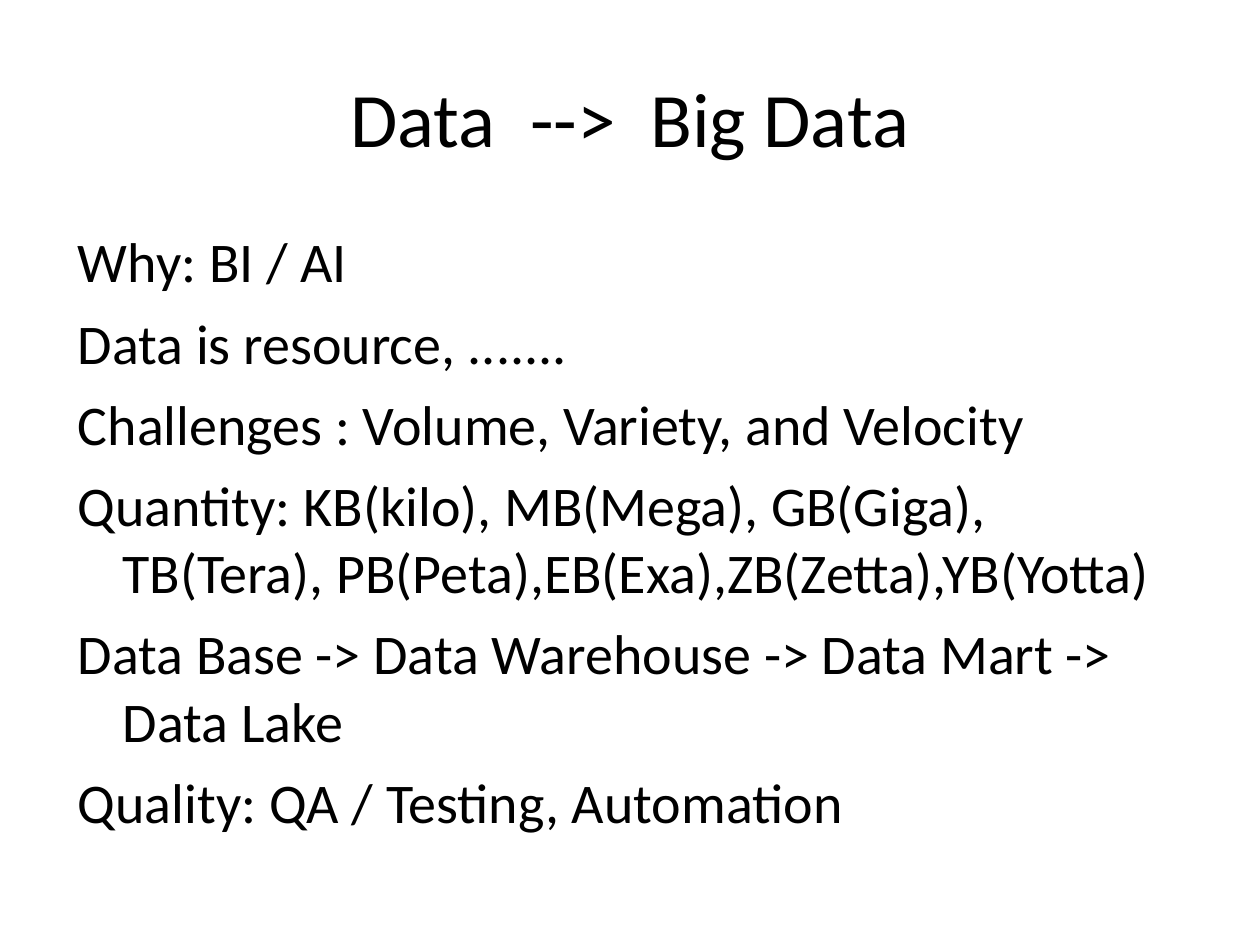
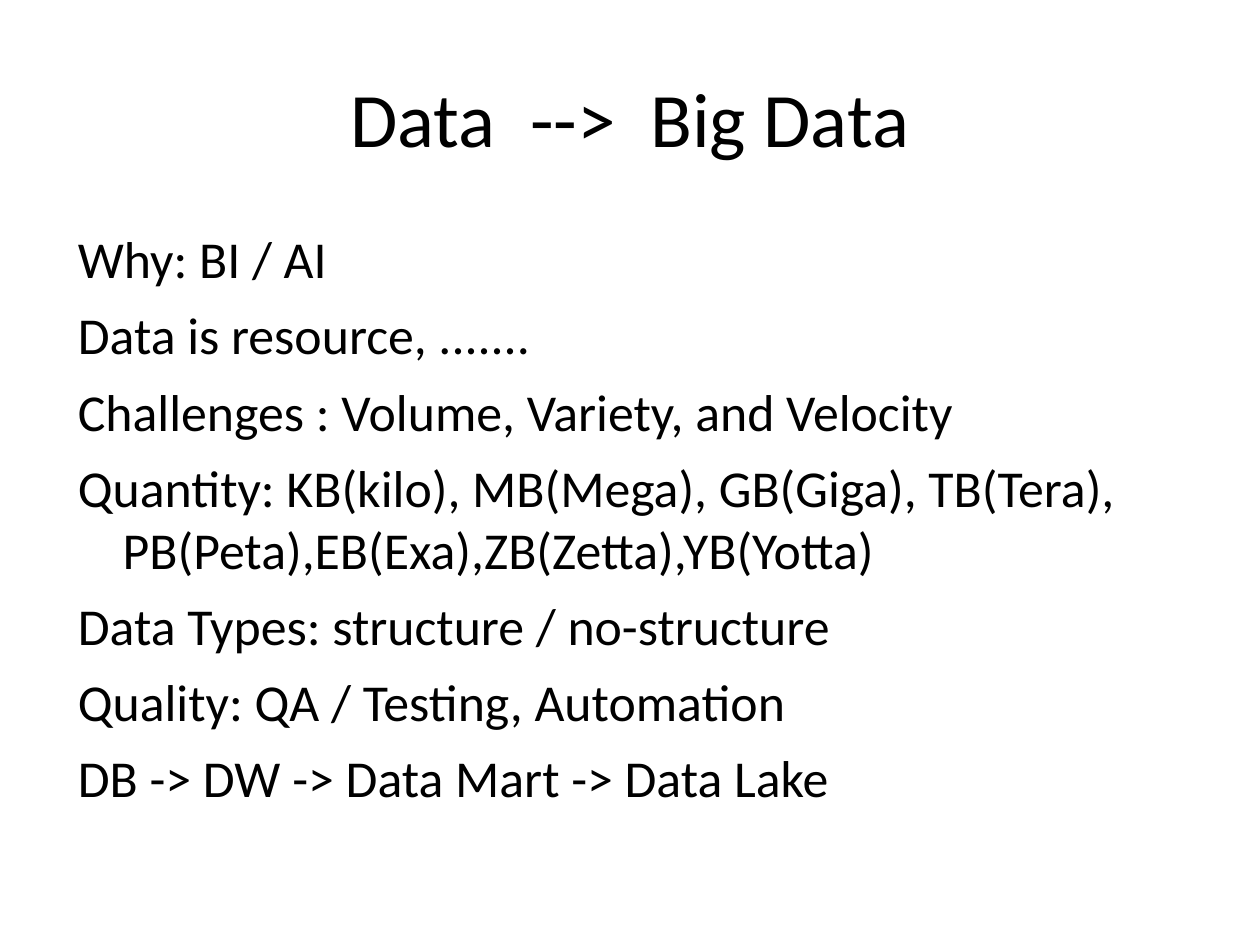
Before and after one commit to robin3795/Data, a slide deck: slide 3 of BigDataETL.ppt. Drawn at 1260x945 pixels with LibreOffice and Linux fonts; fonts in the diff are those of the drawing. Boxes give left, top, right and bottom in pixels: in the first picture for what was removed or moved away, otherwise in the second. Text is boxed around its words. In the diff, an @@ line names an element or a change of style, - is before the commit and + after.

```diff
--- a/BigDataETL.ppt
+++ b/BigDataETL.ppt
@@ text at box(78, 242, 1114, 730): size 32 to 29.6 pt in "Why: BI / AI", "Data is resource, .......", "Challenges : Volume, Variety, and Velocity", "Quantity: KB(kilo), MB(Mega), GB(Giga), TB(Tera), PB(Peta),E ..." and 1 more places @@
@@ text at box(78, 611, 830, 654): text changed; size 32 to 29.6 pt @@
-Data Base -> Data Warehouse -> Data Mart -> Data Lake
+Data Types: structure / no-structure
@@ text at box(78, 761, 828, 798): paragraph added @@
+DB -> DW -> Data Mart -> Data Lake
```
Also in this commit, not shown: 3 other slides changed, 6 other files.
